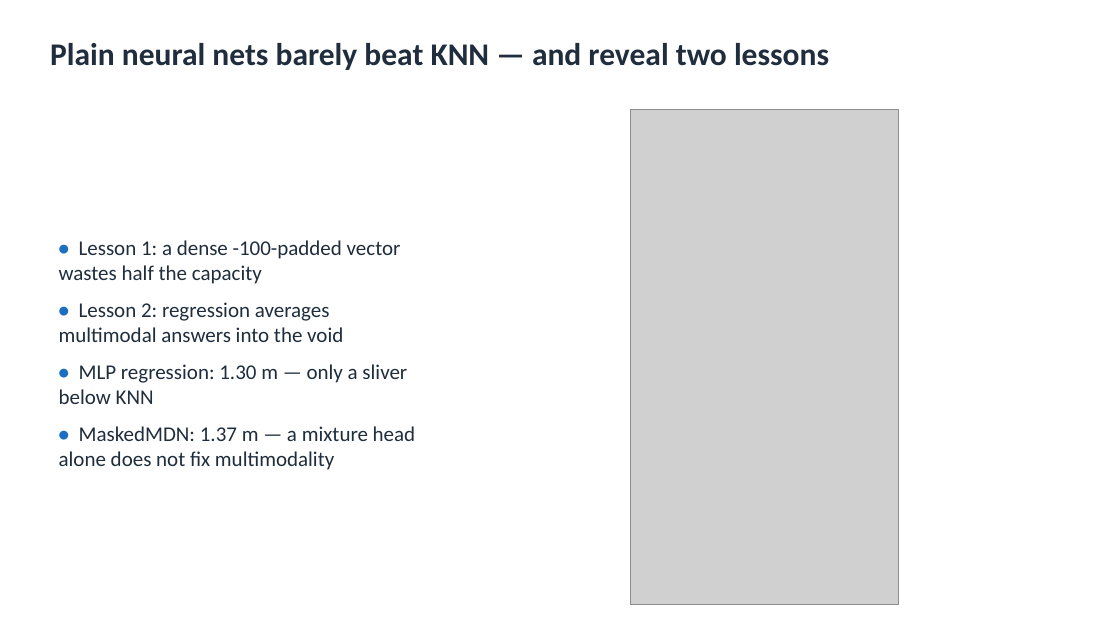
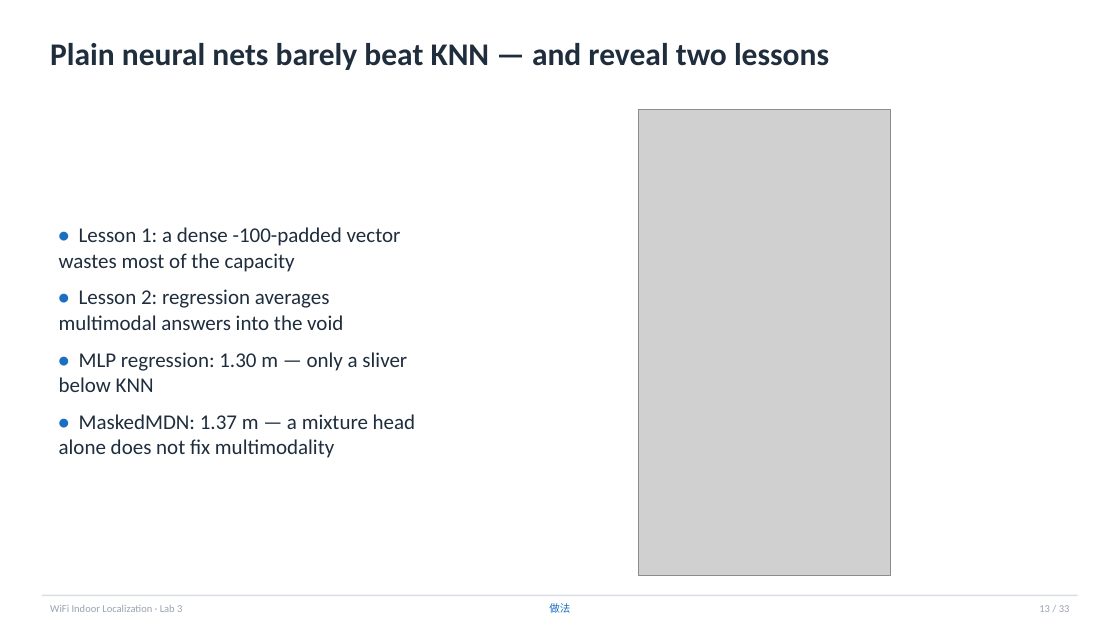
Before and after one commit to kmliy901054/cv2x-wifi-fingerprint, a slide deck: slide 13 of lab3/outputs/slides/lab3_presentation.pptx (slide 12 before the commit). Drawn at 1120x630 pixels with LibreOffice and Linux fonts; fonts in the diff are those of the drawing; grey boxes stand for pictures. Boxes give left, top, right and bottom in pixels: in the first picture for what was removed or moved away, otherwise in the second. Text is boxed around its words. In the diff, an @@ line names an element or a change of style, - is before the commit and + after.

```diff
--- a/lab3/outputs/slides/lab3_presentation.pptx
+++ b/lab3/outputs/slides/lab3_presentation.pptx
@@ picture: place and size @@
-picture at [631,109,898,605]
+picture at [639,109,890,576]
@@ text at [59,227,401,272]: text changed @@
-• Lesson 1: a dense -100-padded vector wastes half the capacity
+• Lesson 1: a dense -100-padded vector wastes most of the capacity
@@ rectangle added at [42,595,1078,597], fill #D8DEE6 @@
@@ text added at [50,605,182,612], 9 pt, text #99A3AF @@
+WiFi Indoor Localization · Lab 3
@@ text added at [549,603,570,613], 9 pt, text #1B6EC2 @@
+做法
@@ text added at [1039,605,1070,612], 9 pt, text #99A3AF @@
+13 / 33
```
Also in this commit, not shown: 21 other slides changed, 7 slides added.
